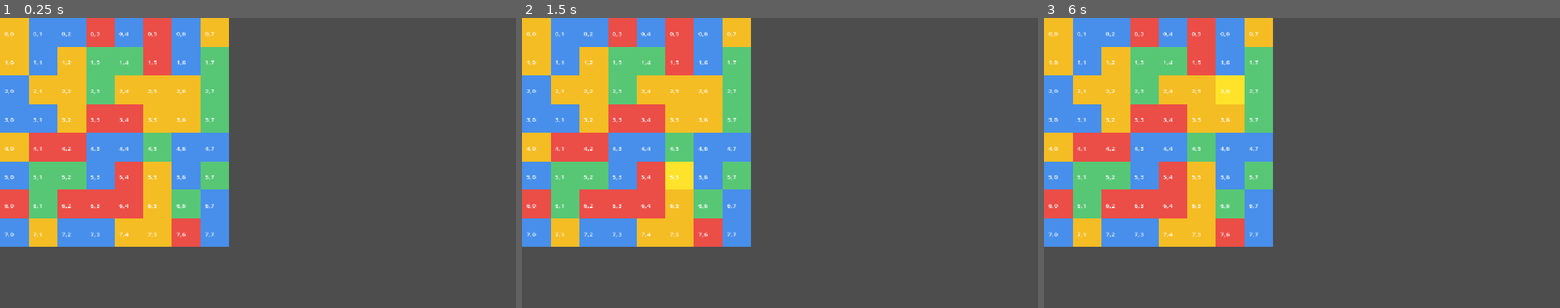
Above: before the commit, frames 1-3 (left to right).
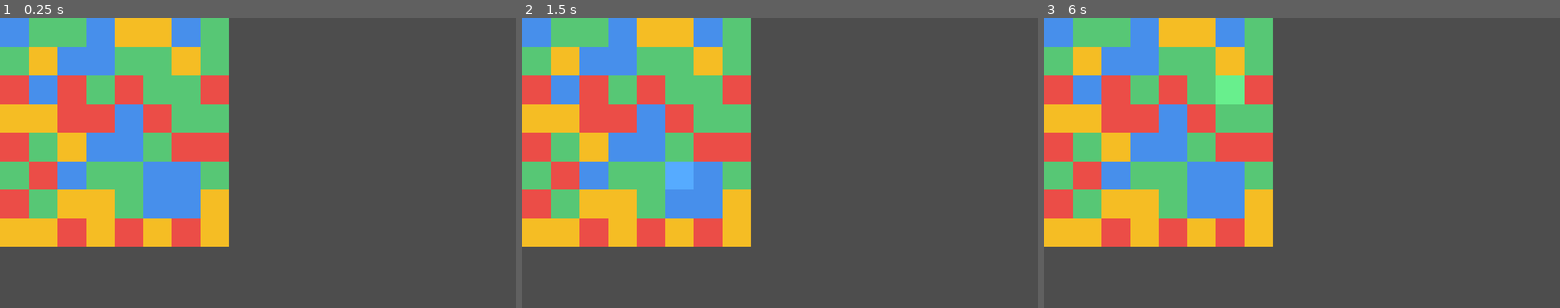
Above: after the commit, the same moments.

Repository: jopatk123/match3_learn
Game: Godot game, scene res://scenes/board.tscn
Same seed, same stepped clock (60 frames per second), same inputs: the game is played once before the commit and once after it.
Inputs (mouse positions are in pixels of both pictures, inside the frame that each line leads up to):
- Up to frame 1 (0.25 s): no input
- Up to frame 2 (1.5 s): tap Enter at 0.5 s; move the mouse to (893, 148) at 0.52 s; click (893, 148) at 0.67 s; tap Space at 1.25 s; drag from (676, 177) to (754, 221) at 1.27 s
- Up to frame 3 (6 s): tap Enter at 2, 3.5 s; move the mouse to (1353, 99) at 2.02 s; click (1353, 99) at 2.17 s; tap Space at 2.75, 4.25 s; drag from (1276, 221) to (1147, 119) at 2.77 s; move the mouse to (1456, 206) at 3.52 s; click (1456, 206) at 3.67 s; drag from (1147, 119) to (1224, 90) at 4.27 s; move the mouse to (1327, 163) at 5.02 s; click (1327, 163) at 5.17 s; drag from (1224, 90) to (1198, 177) at 5.77 s

The runs differ from the first frame. In frame 1, 27% of the frame differs, in the area x 0-45%, y 0-79%; in frame 2, 27%; in frame 3, 27%.

Commit message:
完成 M6 连锁结算，三连改为只算横竖
交换后循环消除直到棋盘稳定，开局逐格避开三连；斜向不计匹配，避免四色棋盘一次交换把整盘洗掉。

Co-authored-by: Cursor <cursoragent@cursor.com>

Diff:
--- a/scripts/board.gd
+++ b/scripts/board.gd
@@ -1,13 +1,15 @@
 extends Node2D
 # =====================================================================
 # 开心消消乐 · 棋盘脚本
-# 已实现：M1（显示 8x8 彩色棋盘）+ M2（点击交换两块）+ M3（三连消除）
+# 已实现：M1 棋盘 + M2 交换 + M3 三连消除 + M4 下落 + M5 计分 + M6 连锁
 # ---------------------------------------------------------------------
 # 【M3 新增一句话】消消乐的灵魂是一句大白话：
-#   交换之后，只要"同一方向上有连续 3 个以上同色"，就一起消失。
+#   交换之后，只要"横着或竖着连续 3 个以上同色"，就一起消失（斜的不算）。
 # 我们把"找连续同色"和"把它们清掉"分成了两件事：
 #   _find_matches() 只负责"找"，_eliminate() 只负责"清"。
-# 这样思路干净，以后 M4 下落、M6 连锁都能复用同一套扫描。
+# 这样思路干净，M4 下落、M6 连锁都复用同一套扫描。
+# 【M6 一句话】棋盘必须"结算到稳定"：消完下落如果又出现三连，就再消，
+#   直到扫不到三连为止。只消一轮会把新三连留在棋盘上，那是规则没做完。
 # ---------------------------------------------------------------------
 # 【最重要的一张图】数据与显示分离
 #
@@ -39,6 +41,11 @@
 # EMPTY 表示"这一格已经被消除，暂时空着"。用 -1 这个颜色编号里不存在的数当"空"。
 const EMPTY := -1
 
+# ⑥ M6：连锁的"保险丝"。正常玩法要一直消到棋盘稳定；
+#   这个上限只防极端情况下随机补块形成几乎无穷的连锁，把游戏卡死。
+#   8 太小——8x8 四色很容易连过 8 轮，轮次用尽就会把三连留在棋盘上。
+const CHAIN_LIMIT := 64
+
 # 四种颜色（现在是纯色占位，将来可替换成方块的图片）
 const COLORS := [
 	Color(0.92, 0.30, 0.28), # 红
@@ -83,22 +90,68 @@
 # ---------------------------------------------------------------
 
 func _ready() -> void:
-	_build_data() # 第一步：往 board 里随机填颜色编号
+	randomize() # 每次打开游戏用不同随机种子，棋盘才不会千篇一律
+	_build_data() # 第一步：往 board 里填颜色编号（逐格避开三连）
 	_build_view() # 第二步：按 board 生成 64 个 ColorRect 画出来
+	# 开局再结算一次：生成兜底万一还有三连，瞬间消干净。分数清零，不算开局分。
+	_resolve_matches()
+	score = 0
+	_score_label.text = "0"
 
 
 # ---------------------------------------------------------------
 # 数据层：负责"算"，不负责"画"
 # ---------------------------------------------------------------
 
-# 生成 8x8 的随机数据。每个格子用 randi()%4 取 0~3 的随机数。
+# 生成 8x8 开局。从左到右、从上到下逐格放，
+# 放之前先问"这个颜色会不会跟已经放好的格子构成横/竖三连"。
 func _build_data() -> void:
-	board.clear() # 清空旧的
-	for r in ROWS: # 外层：走遍每一"行"
+	board.clear()
+	# 先铺一层 EMPTY，这样放第 (r,c) 格时，board[r][c] 已经能按下标访问。
+	for r in ROWS:
 		var row: Array = []
-		for c in COLS: # 内层：在一行里走遍每一"列"
-			row.append(randi() % COLORS.size())
-		board.append(row) # 把这一行装进 board
+		for c in COLS:
+			row.append(EMPTY)
+		board.append(row)
+
+	for r in ROWS:
+		for c in COLS:
+			board[r][c] = _pick_color_without_match(r, c)
+
+
+# 格子 (r,c) 是否在棋盘里面。后面生成、扫描都会用到，抽出来避免重复写四个不等式。
+func _in_bounds(r: int, c: int) -> bool:
+	return r >= 0 and r < ROWS and c >= 0 and c < COLS
+
+
+# 在 (r,c) 放入 color 之后，会不会立刻跟"已经填好的格子"构成横/竖三连。
+# 按行优先从左上往右下填，只需往已经填过的方向看两格：左（横）、上（竖）。
+func _would_match_at(r: int, c: int, color: int) -> bool:
+	var backs := [
+		Vector2i(-1, 0), # 左（横）
+		Vector2i(0, -1), # 上（竖）
+	]
+	for d in backs:
+		var r1: int = r + d.y
+		var c1: int = c + d.x
+		var r2: int = r + d.y * 2
+		var c2: int = c + d.x * 2
+		if _in_bounds(r1, c1) and _in_bounds(r2, c2):
+			if board[r1][c1] == color and board[r2][c2] == color:
+				return true
+	return false
+
+
+# 从 4 种颜色里随机挑一个"放下去不会成横/竖三连"的。
+# 极少数格子横竖都禁同一种色时，只好随便放一个，开局的 _resolve_matches 会把漏网的消掉。
+func _pick_color_without_match(r: int, c: int) -> int:
+	var choices: Array = []
+	for color in COLORS.size():
+		if not _would_match_at(r, c, color):
+			choices.append(color)
+	if choices.is_empty():
+		return randi() % COLORS.size()
+	return choices[randi() % choices.size()]
 
 
 # ---------------------------------------------------------------
@@ -116,13 +169,6 @@
 			tile.size = Vector2(CELL_SIZE, CELL_SIZE) # 宽高 64
 			tile.position = Vector2(c, r) * CELL_SIZE # 摆到 (列,行) 位置
 			add_child(tile) # 挂到节点树里，"出现在屏幕上"
-
-			# 实验：添加一个文本标签作为 tile 的孩子
-			var label := Label.new()
-			label.text = str(r) + "," + str(c) # 显示坐标
-			label.position = Vector2(10, 25)
-			label.add_theme_font_size_override("font_size", 14)
-			tile.add_child(label) # ← 看！tile 也有孩子了！
 
 			# 每个格子自己监听点击。
 			# 用闭包把 r,c 记住（rr,cc 是副本），这样回调里直接知道"我在这格"。
@@ -144,7 +190,7 @@
 	_score_label = Label.new()
 	_score_label.text = str(score) # 初始分数 0
 	_score_label.horizontal_alignment = HORIZONTAL_ALIGNMENT_CENTER # 文字水平居中
-	_score_label.size = Vector2(ROWS * CELL_SIZE, 60) # 宽=棋盘宽，高 60
+	_score_label.size = Vector2(COLS * CELL_SIZE, 60) # 宽=棋盘宽（列数 × 格子边长），高 60
 	_score_label.position = Vector2(0, -62) # 放在棋盘上方一点
 	_score_label.add_theme_font_size_override("font_size", 40) # 字号加大
 	add_child(_score_label) # 挂到节点树上
@@ -213,24 +259,30 @@
 #   再用 _eliminate 把这一批格子同时清空。
 # ---------------------------------------------------------------
 
-# 入口：扫描棋盘，如果找到了三连，就让它们一起消失，然后上面的方块下落补位。
+# 入口：把棋盘结算到"稳定"——扫不到三连才停。
+# ⑥ M6：交换后、下落后、顶部补出的新方块，都可能再构成三连。
+#   只消一轮就会把新三连留在棋盘上（测试时看到的那种），所以必须循环。
+#   for + CHAIN_LIMIT 是保险丝；正常情况会在远小于上限时因 matched 为空而结束。
 func _resolve_matches() -> void:
-	var matched := _find_matches() # 拿到所有要消格子的集合
-	if matched.size() > 0:
-		_eliminate(matched) # 有才消，没找到就是没成三连
-		_apply_gravity() # ④ M4新增：消完让方块下落、顶上补新
+	for _round in CHAIN_LIMIT:
+		var matched := _find_matches() # 每次循环都重新扫一遍棋盘
+		if matched.is_empty():
+			return # 稳定了：没有三连，可以交给玩家继续玩
+		_eliminate(matched)
+		_apply_gravity() # 下落 + 顶部补新块 → 可能又有三连 → 下一轮再扫
+	# 走到这里说明保险丝烧了。棋盘上可能还留着三连，打一行警告方便以后发现。
+	push_warning("连锁超过 CHAIN_LIMIT，棋盘可能仍有三连")
 
 
 # 扫描整张棋盘，返回"所有同色连续 >=3 的格子"。
 #   返回值是个 Dictionary（字典）：键是 "行,列" 这样的字符串，值无所谓 true。
-#   用它当"集合"用，因为同一个格子可能被横、竖、斜都扫到，字典能自动去重。
+#   用它当"集合"用，因为同一个格子可能同时属于一条横三连和一条竖三连，字典能自动去重。
 func _find_matches() -> Dictionary:
 	var matched := {}
 
-	# 四个方向，依次扫一遍：
-	#   右(横) 下(竖) 右下(一条斜线) 左下(另一条斜线)
-	# 每个方向都是一套同样的"顺着走、数连续几个同色"的逻辑，所以抽成 _scan_dir。
-	var dirs := [Vector2i(1, 0), Vector2i(0, 1), Vector2i(1, 1), Vector2i(1, -1)]
+	# 只扫两个方向：右（横）、下（竖）。斜向不算三连。
+	# 每个格子都会当起点，所以朝一个走向扫就覆盖整行/整列。
+	var dirs := [Vector2i(1, 0), Vector2i(0, 1)]
 	for dir in dirs:
 		_scan_dir(matched, dir)
 	return matched
@@ -252,7 +304,7 @@
 			while true:
 				cr += dir.y # 行方向（上下）
 				cc += dir.x # 列方向（左右）
-				if cr < 0 or cr >= ROWS or cc < 0 or cc >= COLS:
+				if not _in_bounds(cr, cc):
 					break # 出界了，这是这一串的尽头
 				if board[cr][cc] != color:
 					break # 颜色不一样了，也是尽头
Not shown, changed: README.md
Not shown, changed: docs/需求清单.md
